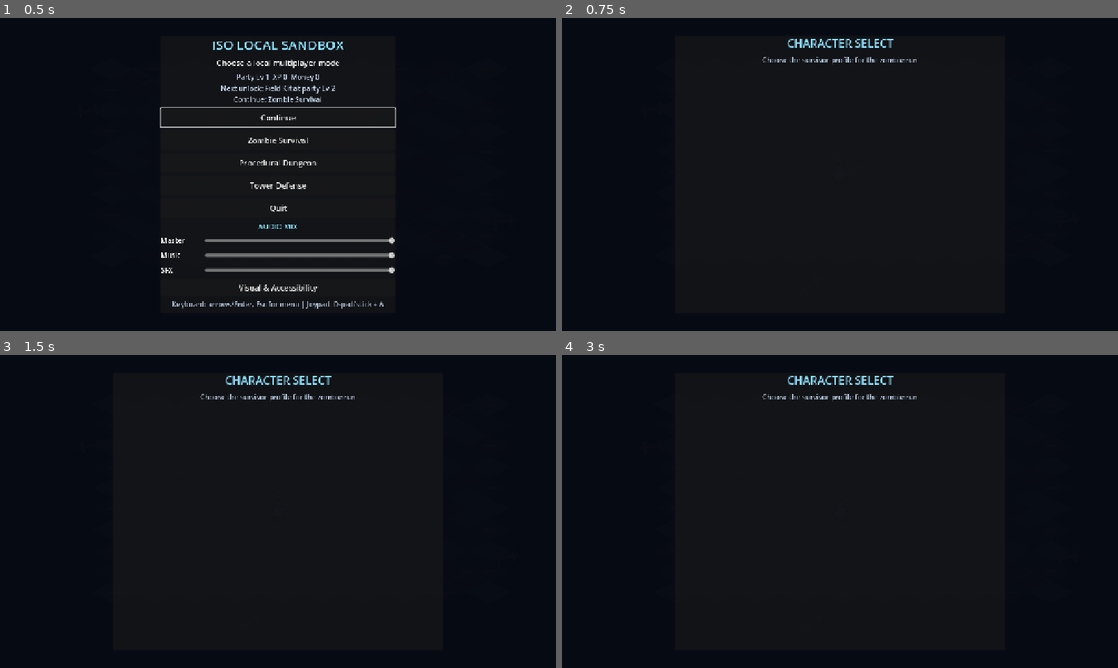
Above: before the commit, frames 1-4 (two rows, left to right).
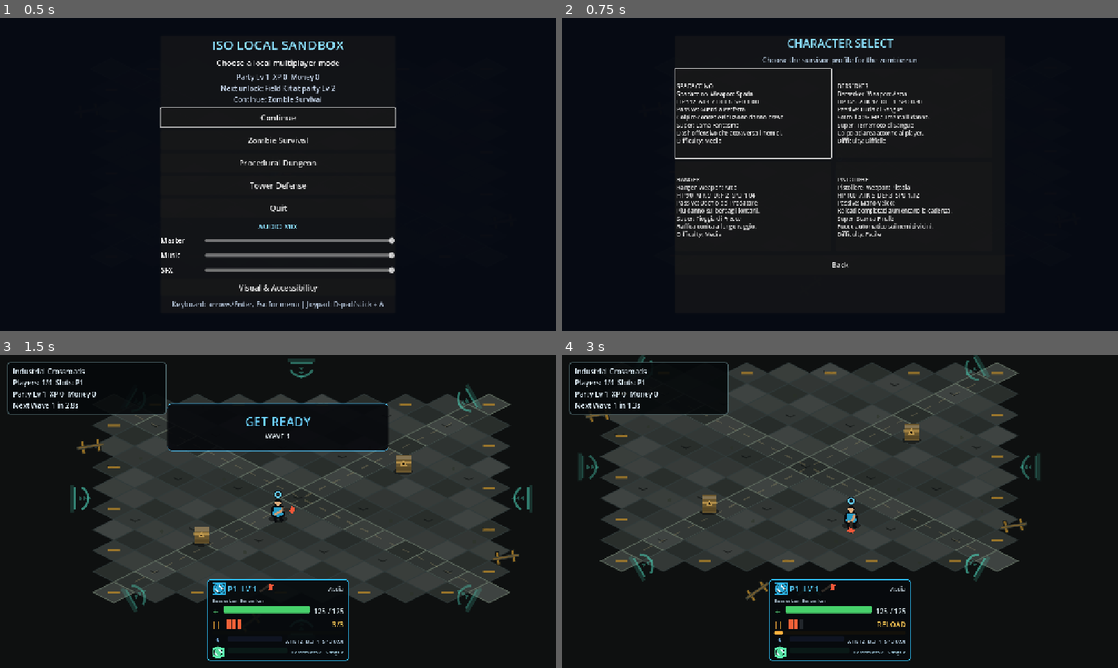
Above: after the commit, the same moments.

Repository: Phos69/GameProject
Game: Godot game, scene res://game/main/main.tscn
Same seed, same stepped clock (60 frames per second), same inputs: the game is played once before the commit and once after it.
Inputs (mouse positions are in pixels of both pictures, inside the frame that each line leads up to):
- Up to frame 1 (0.5 s): no input
- Up to frame 2 (0.75 s): click "Continue" at 0.5 s
- Up to frame 3 (1.5 s): click (350, 448) at 1.25 s, where only the run after the commit has a clickable "BERSERKER Berserker Weapon: A…"
- Up to frame 4 (3 s): tap Enter (ui_accept) at 2, 2.27 s; move the mouse to (962, 495) at 2.02 s; hold D 2.03-2.78 s; tap Space at 2.1 s; click (962, 495) at 2.17 s; move the mouse to (728, 527) at 2.77 s; hold Down (ui_down) from 2.78 s (still down); tap R at 2.85 s

Frame 1 is identical in both runs. In frame 2, 3.6% of the frame differs, in the area x 20-71%, y 16-80%; in frame 3, 39%; in frame 4, 43%, in the area x 1-86%, y 0-98%.
Error before the commit: Parse Error: Could not parse global class "RpgCharacterData" from "res://game/rpg/rpg_character_data.gd". (res://game/rpg/rpg_character_registry.gd:39)

Commit message:
fix: avoid reserved RPG character data field

Diff:
--- a/game/rpg/characters/berserker.tres
+++ b/game/rpg/characters/berserker.tres
@@ -6,7 +6,7 @@
 script = ExtResource("1_character_data")
 character_id = &"berserker"
 display_name = "Berserker"
-class_name = "Berserker"
+class_label = "Berserker"
 base_weapon_id = &"axe"
 base_weapon_name = "Ascia"
 max_hp = 125
--- a/game/rpg/characters/pistoliere.tres
+++ b/game/rpg/characters/pistoliere.tres
@@ -6,7 +6,7 @@
 script = ExtResource("1_character_data")
 character_id = &"pistoliere"
 display_name = "Pistoliere"
-class_name = "Pistoliere"
+class_label = "Pistoliere"
 base_weapon_id = &"pistol"
 base_weapon_name = "Pistola"
 max_hp = 100
--- a/game/rpg/characters/ranger.tres
+++ b/game/rpg/characters/ranger.tres
@@ -6,7 +6,7 @@
 script = ExtResource("1_character_data")
 character_id = &"ranger"
 display_name = "Ranger"
-class_name = "Ranger"
+class_label = "Ranger"
 base_weapon_id = &"bow"
 base_weapon_name = "Arco"
 max_hp = 90
--- a/game/rpg/characters/spadaccino.tres
+++ b/game/rpg/characters/spadaccino.tres
@@ -6,7 +6,7 @@
 script = ExtResource("1_character_data")
 character_id = &"spadaccino"
 display_name = "Spadaccino"
-class_name = "Spadaccino"
+class_label = "Spadaccino"
 base_weapon_id = &"sword"
 base_weapon_name = "Spada"
 max_hp = 112
--- a/game/rpg/rpg_character_data.gd
+++ b/game/rpg/rpg_character_data.gd
@@ -3,7 +3,7 @@
 
 @export var character_id: StringName = &""
 @export var display_name: String = ""
-@export var class_name: String = ""
+@export var class_label: String = ""
 @export var base_weapon_id: StringName = &""
 @export var base_weapon_name: String = ""
 @export var max_hp: int = 100
@@ -26,7 +26,7 @@
 	return {
 		"id": character_id,
 		"display_name": display_name,
-		"class_name": class_name,
+		"class_name": class_label,
 		"base_weapon_id": base_weapon_id,
 		"base_weapon_name": base_weapon_name,
 		"max_hp": max_hp,
Not shown, changed: CHANGELOG.md
